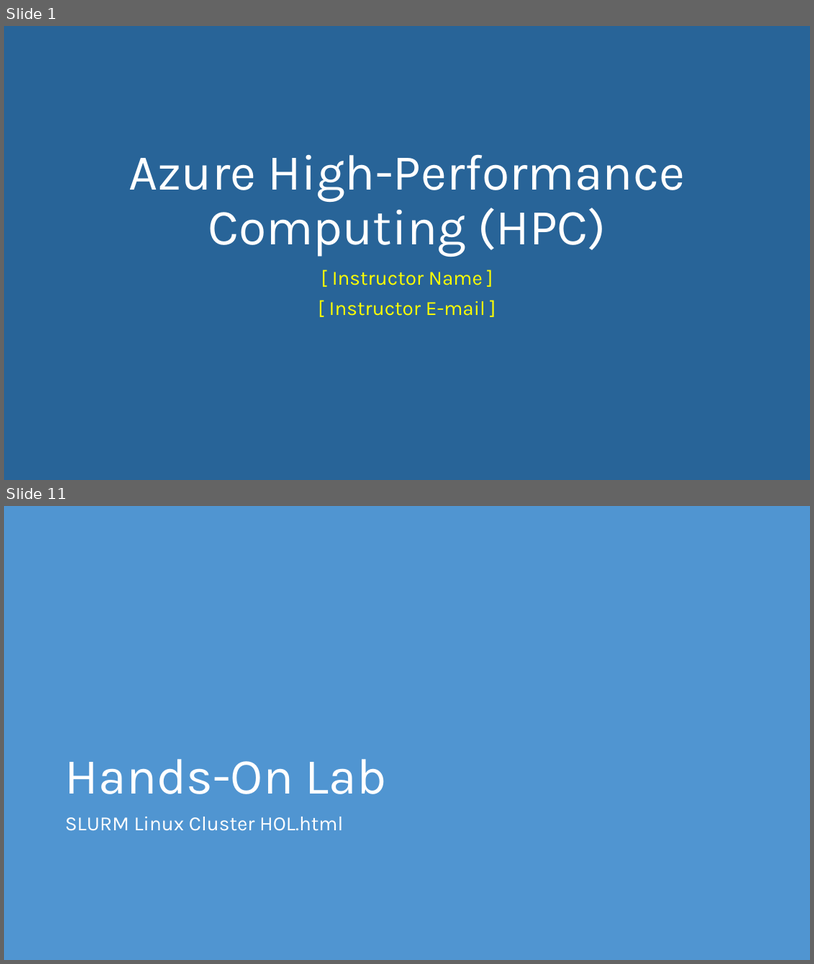
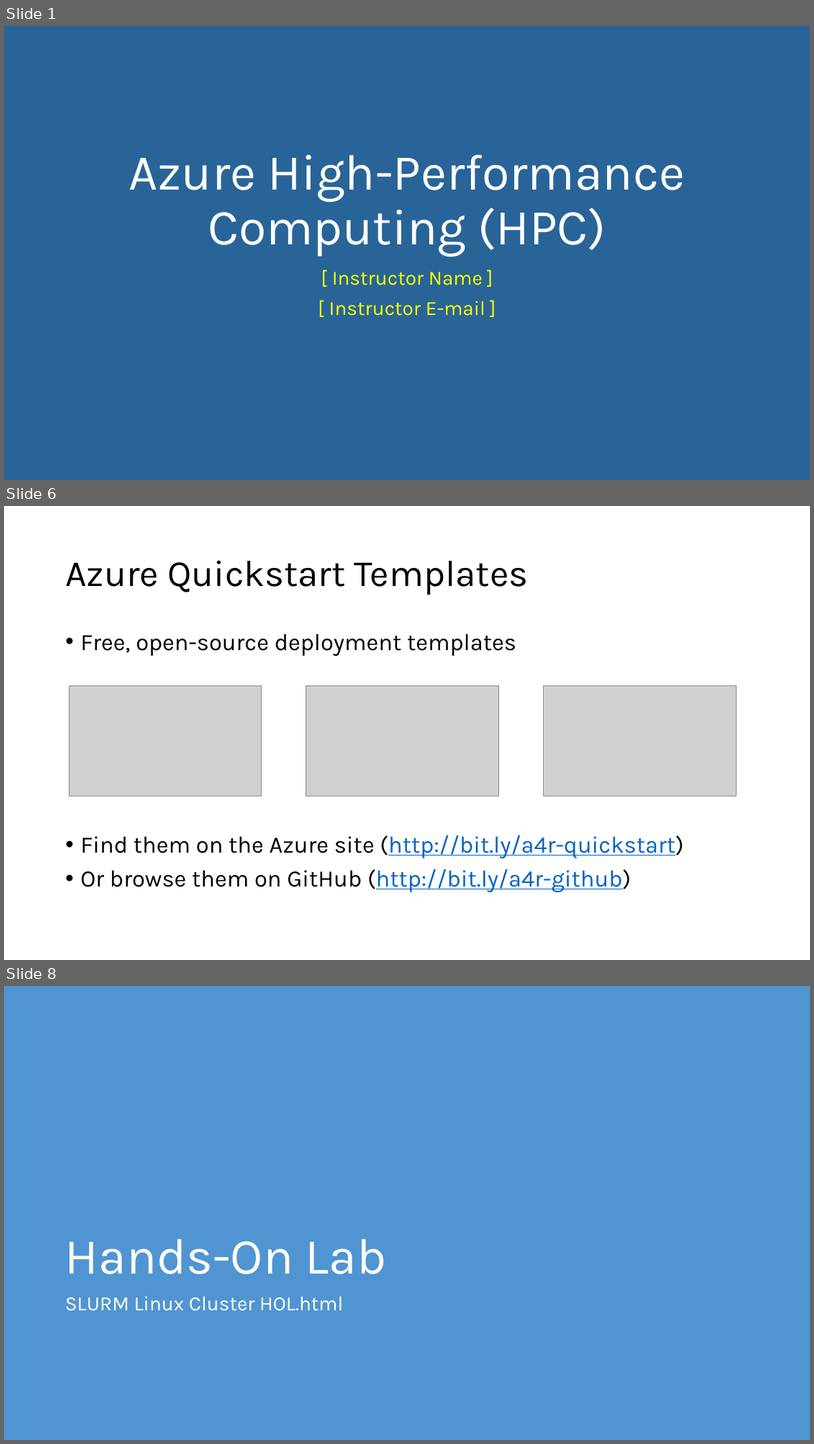
Before and after one commit to Azure-Readiness/Academic, a slide deck: Content/6. HPC/Azure High-Performance Computing.pptx. Shown one above the other, each under a label of ours: slides 1 and 11 before the commit, slides 1, 6 and 8 after it; the slides between them are not shown. The pictures are 814x964 and 814x1444 pixels, drawn with LibreOffice and Linux fonts; fonts in the diff are those of the drawing; grey boxes stand for pictures. Boxes give left, top, right and bottom in pixels: in the first picture for what was removed or moved away, otherwise in the second. Text is boxed around its words. In the diff, an @@ line names an element or a change of style, - is before the commit and + after.

```diff
--- a/Content/6. HPC/Azure High-Performance Computing.pptx
+++ b/Content/6. HPC/Azure High-Performance Computing.pptx
@@ slide 6 added at (4,506,810,960), background #FFFFFF @@
@@ title added at (65,560,528,595), 44 pt, text #000000 @@
+Azure Quickstart Templates
@@ text added at (80,633,684,892), 28 pt, text #000000 @@
+• Free, open-source deployment templates
+• Find them on the Azure site (http://bit.ly/a4r-quickstart)
+• Or browse them on GitHub (http://bit.ly/a4r-github)
@@ picture added at (69,686,262,795) @@
@@ picture added at (306,686,499,795) @@
@@ picture added at (543,686,736,795) @@
@@ what was slide 11 is now slide 8 @@
```
Also in this commit, not shown: 5 other slides added, 9 slides removed.
